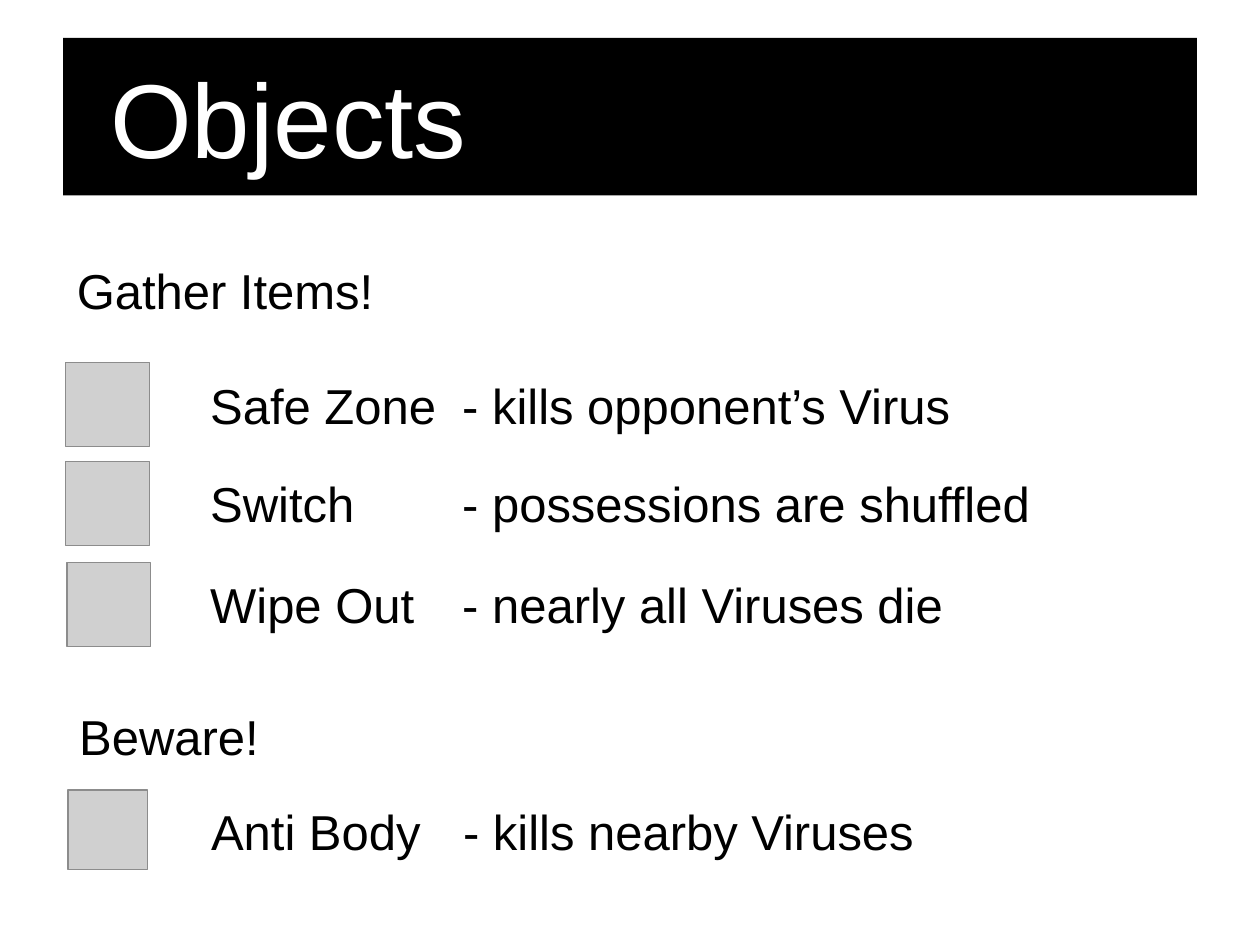
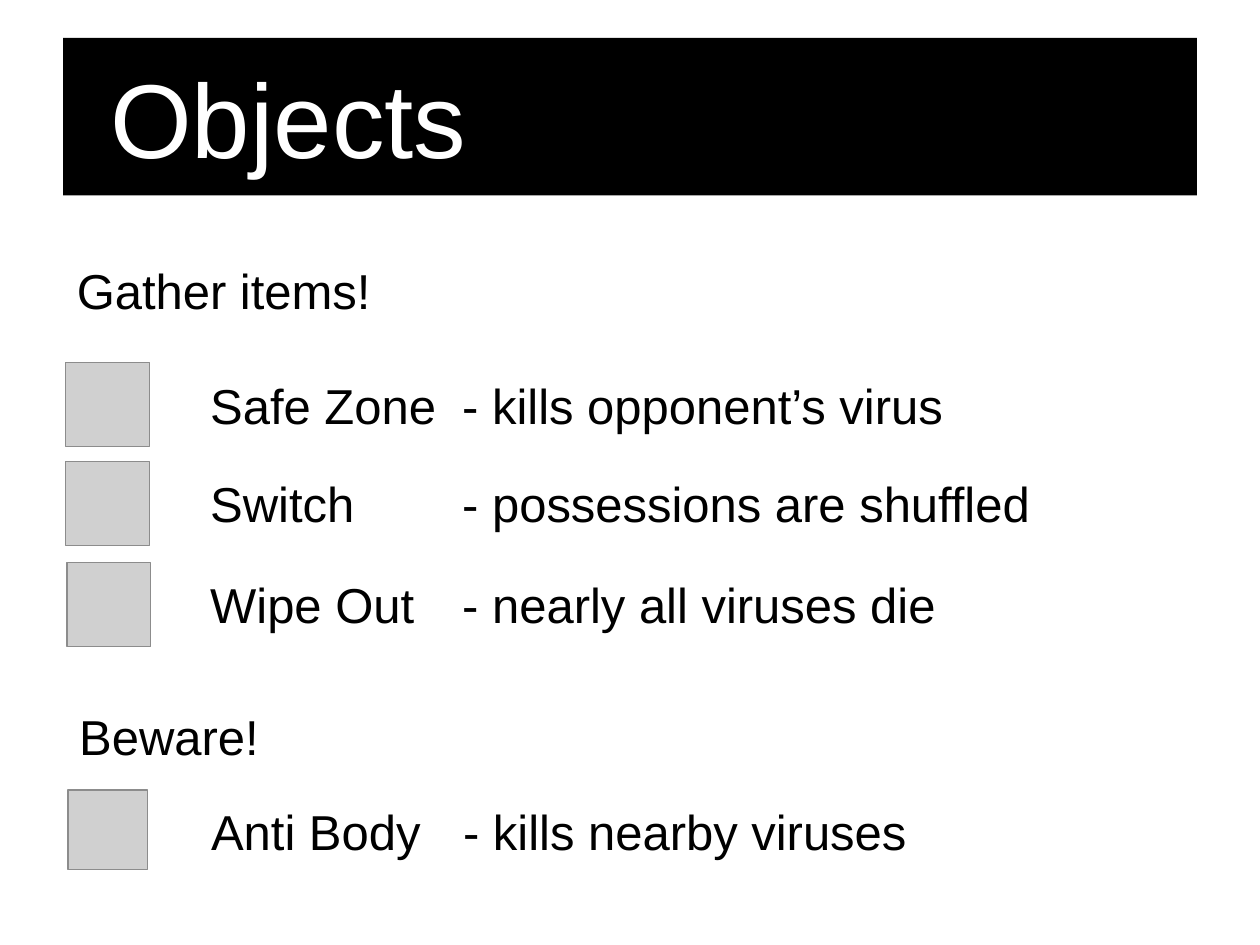
Before and after one commit to Acagamics/virusx, a slide deck: slide 7 of imagine_cup/virusX how to.pptx. Drawn at 1260x945 pixels with LibreOffice and Linux fonts; fonts in the diff are those of the drawing; grey boxes stand for pictures; background and template pictures are left out. Boxes give left, top, right and bottom in pixels: in the first picture for what was removed or moved away, otherwise in the second. Text is boxed around its words. In the diff, an @@ line names an element or a change of style, - is before the commit and + after.

```diff
--- a/imagine_cup/virusX how to.pptx
+++ b/imagine_cup/virusX how to.pptx
@@ text at bbox=[77, 273, 371, 310]: text changed @@
-Gather Items!
+Gather items!
@@ text at bbox=[210, 388, 942, 434]: text changed @@
-Safe Zone - kills opponent’s Virus
+Safe Zone - kills opponent’s virus
@@ text at bbox=[210, 587, 935, 634]: text changed @@
-Wipe Out - nearly all Viruses die
+Wipe Out - nearly all viruses die
@@ text at bbox=[211, 814, 906, 860]: text changed @@
-Anti Body - kills nearby Viruses
+Anti Body - kills nearby viruses
```
Also in this commit, not shown: 5 other slides changed, 7 other files.
